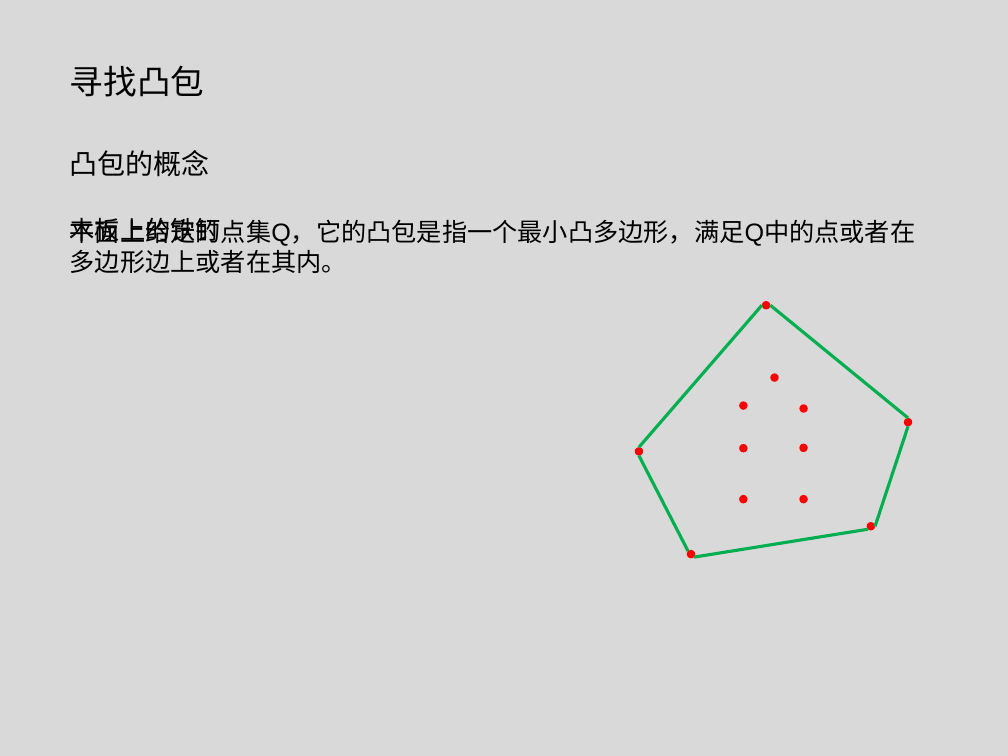
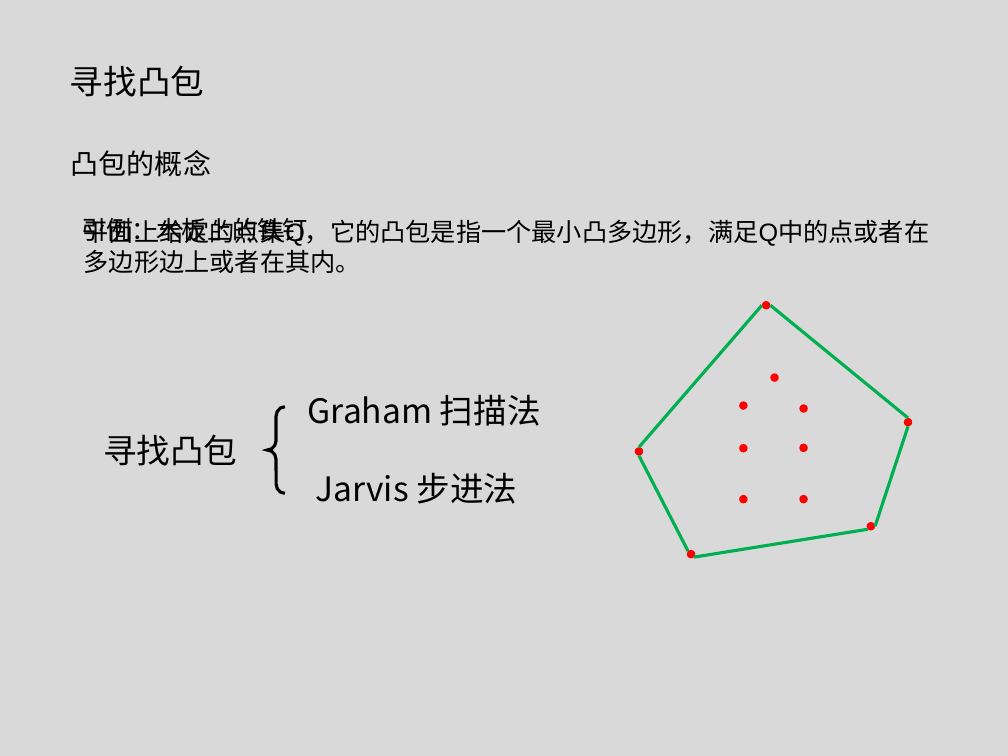
Before and after one commit to tianzhuwei/PPT, a slide deck: slide 9 of 第二讲快排+计算几何.pptx. Drawn at 1008x756 pixels with LibreOffice and Linux fonts; fonts in the diff are those of the drawing. Boxes give left, top, right and bottom in pixels: in the first picture for what was removed or moved away, otherwise in the second. Text is boxed around its words. In the diff, an @@ line names an element or a change of style, - is before the commit and + after.

```diff
--- a/第二讲快排+计算几何.pptx
+++ b/第二讲快排+计算几何.pptx
@@ text "凸包的概念" at box(71, 150, 211, 177): alignment left to centre @@
@@ text "平面上给定的点集Q，它的凸包是指一个最小凸多边形，满足Q中的点或者在多边形边上或者在其内。": place and size @@
-text "平面上给定的点集Q，它的凸包是指一个最小凸多边形，满足Q中的点或者在多边形边上或者在其内。" at box(70, 218, 916, 273)
+text "平面上给定的点集Q，它的凸包是指一个最小凸多边形，满足Q中的点或者在多边形边上或者在其内。" at box(84, 218, 930, 273)
@@ text at box(81, 218, 308, 245): text changed @@
-木板上的铁钉
+引例：木板上的铁钉
@@ group added at box(103, 394, 541, 504): 3 texts, 1 left brace @@
+寻找凸包
+Graham 扫描法
+Jarvis 步进法
```
Also in this commit, not shown: 1 slide added.
